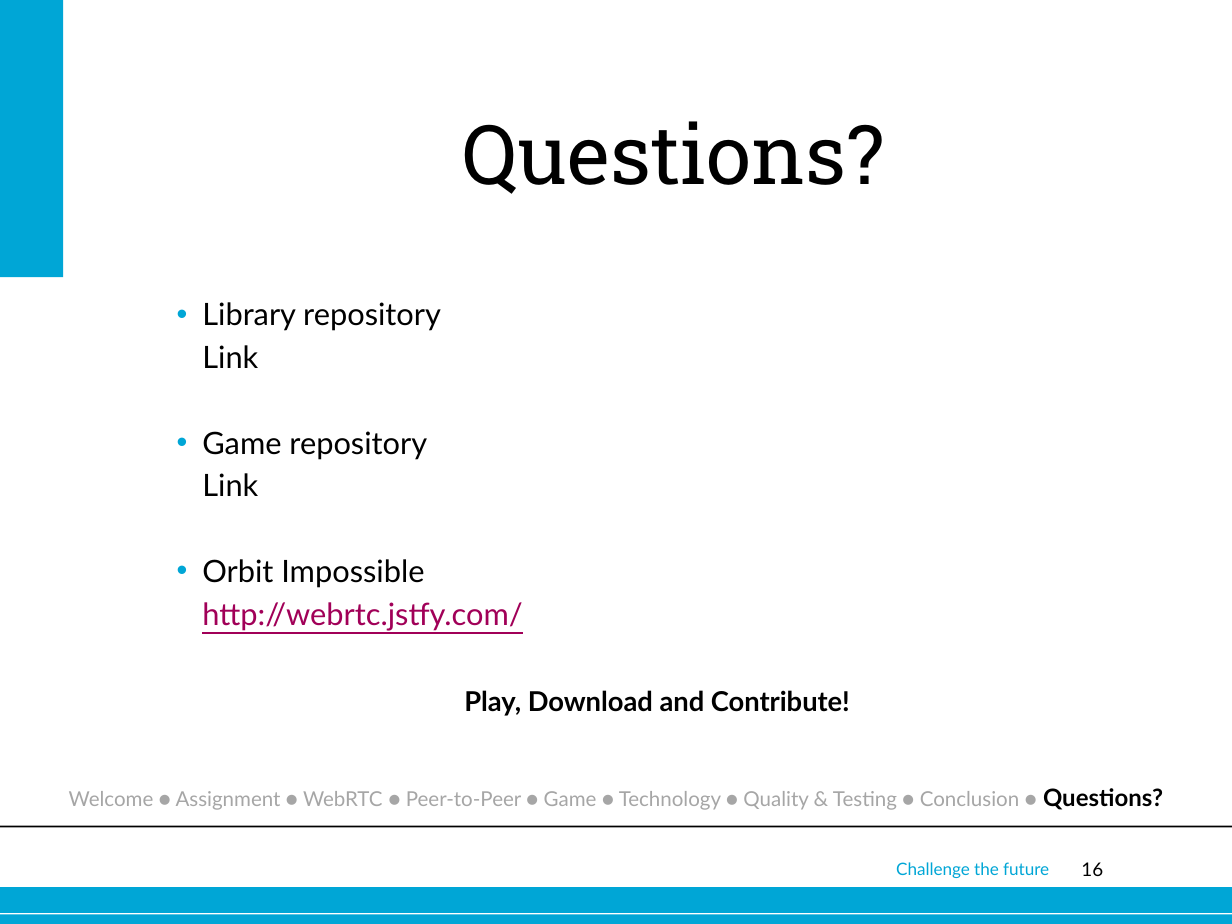
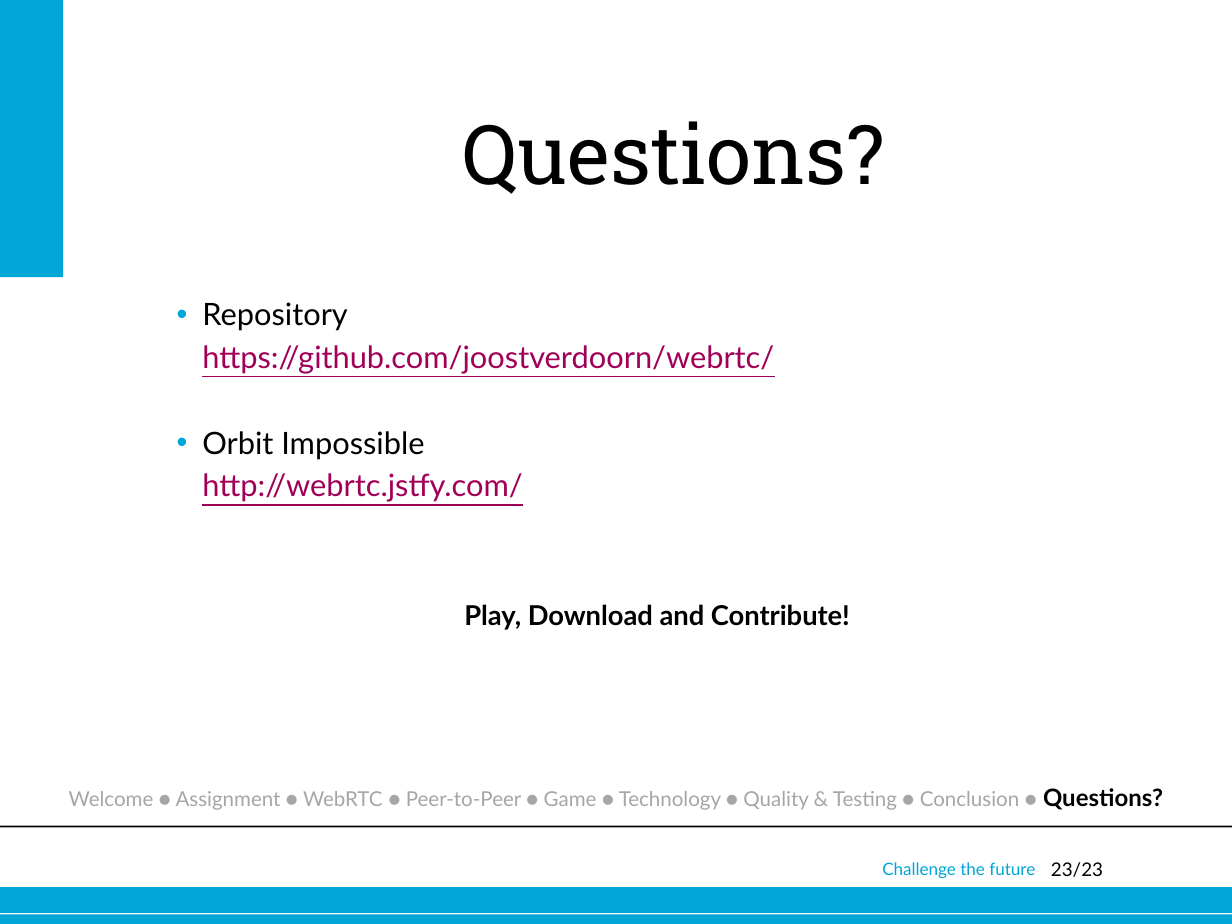
Before and after one commit to joostverdoorn/webrtc, a slide deck: slide 23 of documents/Eindpresentatie/webrtc.pptx (slide 16 before the commit). Drawn at 1232x924 pixels with LibreOffice and Linux fonts; fonts in the diff are those of the drawing; background and template pictures are left out. Boxes give left, top, right and bottom in pixels: in the first picture for what was removed or moved away, otherwise in the second. Text is boxed around its words. In the diff, an @@ line names an element or a change of style, - is before the commit and + after.

```diff
--- a/documents/Eindpresentatie/webrtc.pptx
+++ b/documents/Eindpresentatie/webrtc.pptx
@@ text at <box>202,302,774,374</box>: text changed; text colour #000000 to #A10058 @@
-  • Library repository
-    Link
-  • Game repository
-    Link
+  • Repository
+    https://github.com/joostverdoorn/webrtc/
@@ text "Challenge the future": place and size @@
-text "Challenge the future" at <box>896,862,1049,878</box>
+text "Challenge the future" at <box>882,862,1035,878</box>
@@ page number at <box>1051,862,1103,877</box>: text changed @@
-16
+23/23
```
Also in this commit, not shown: 15 other slides changed, 7 slides added.
